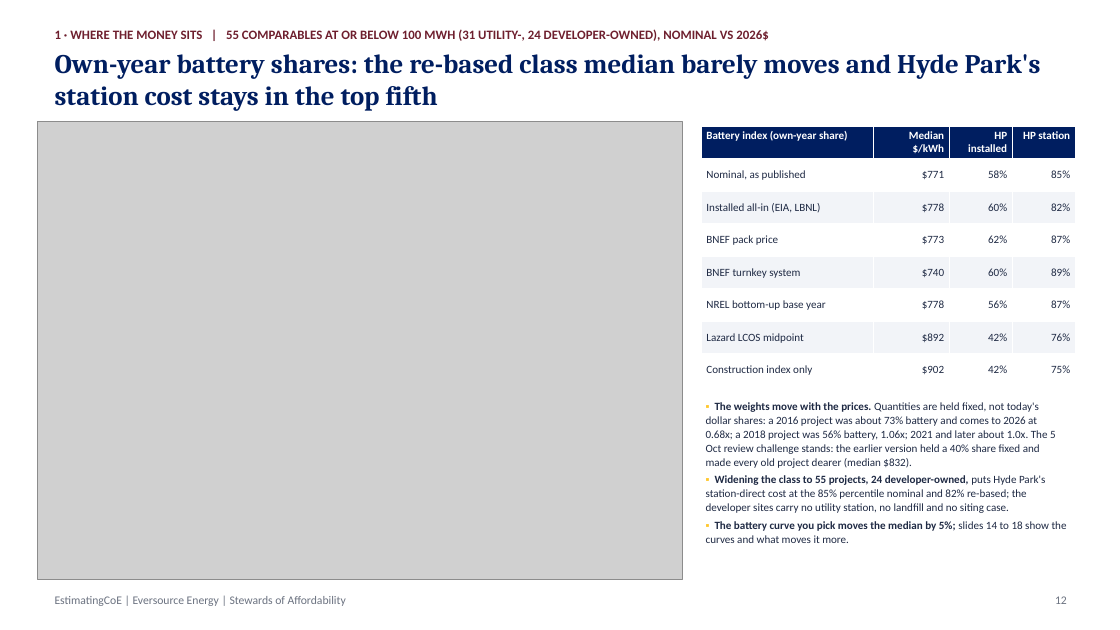
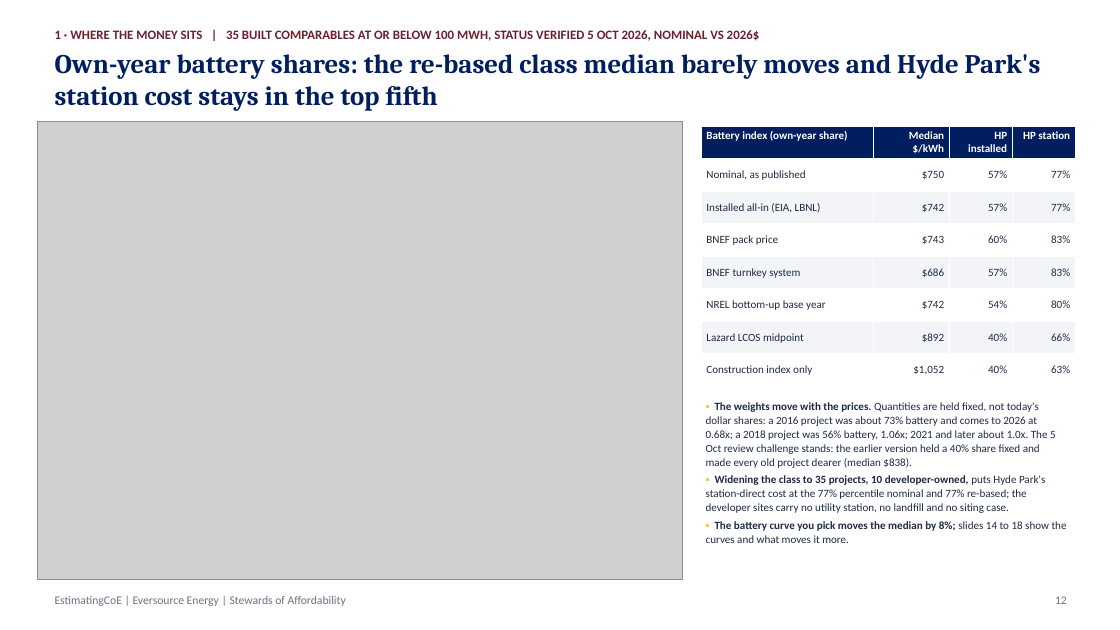
Before and after one commit to gbassaragh/BESS, a slide deck: slide 12 of Hyde Park BESS/6) Cost Analysis Deliverables/Hyde Park BESS - Cost Analysis Deck.pptx. Drawn at 1120x630 pixels with LibreOffice and Linux fonts; fonts in the diff are those of the drawing; grey boxes stand for pictures. Boxes give left, top, right and bottom in pixels: in the first picture for what was removed or moved away, otherwise in the second. Text is boxed around its words. In the diff, an @@ line names an element or a change of style, - is before the commit and + after.

```diff
--- a/Hyde Park BESS/6) Cost Analysis Deliverables/Hyde Park BESS - Cost Analysis Deck.pptx
+++ b/Hyde Park BESS/6) Cost Analysis Deliverables/Hyde Park BESS - Cost Analysis Deck.pptx
@@ text at <box>55,30,760,41</box>: text changed @@
-1 · WHERE THE MONEY SITS | 55 COMPARABLES AT OR BELOW 100 MWH (31 UTILITY-, 24 DEVELOPER-OWNED), NOMINAL VS 2026$
+1 · WHERE THE MONEY SITS | 35 BUILT COMPARABLES AT OR BELOW 100 MWH, STATUS VERIFIED 5 OCT 2026, NOMINAL VS 2026$
@@ table at <box>702,126,1075,386</box> @@
-row 2: Nominal, as published | $771 | 58% | 85%
+row 2: Nominal, as published | $750 | 57% | 77%
-row 3: Installed all-in (EIA, LBNL) | $778 | 60% | 82%
+row 3: Installed all-in (EIA, LBNL) | $742 | 57% | 77%
-row 4: BNEF pack price | $773 | 62% | 87%
+row 4: BNEF pack price | $743 | 60% | 83%
-row 5: BNEF turnkey system | $740 | 60% | 89%
+row 5: BNEF turnkey system | $686 | 57% | 83%
-row 6: NREL bottom-up base year | $778 | 56% | 87%
+row 6: NREL bottom-up base year | $742 | 54% | 80%
-row 7, column 3: 42%
+row 7, column 3: 40%
-row 7, column 4: 76%
+row 7, column 4: 66%
-row 8: Construction index only | $902 | 42% | 75%
+row 8: Construction index only | $1,052 | 40% | 63%
@@ text at <box>706,402,1067,543</box>: text changed @@
-▪ The weights move with the prices. Quantities are held fixed, not today's dollar shares: a 2016 project was about 73% battery and comes to 2026 at 0.68x; a 2018 project was 56% battery, 1.06x; 2021 and later about 1.0x. The 5 Oct review challenge stands: the earlier version held a 40% share fixed and made every old project dearer (median $832).
-▪ Widening the class to 55 projects, 24 developer-owned, puts Hyde Park's station-direct cost at the 85% percentile nominal and 82% re-based; the developer sites carry no utility station, no landfill and no siting case.
-▪ The battery curve you pick moves the median by 5%; slides 14 to 18 show the curves and what moves it more.
+▪ The weights move with the prices. Quantities are held fixed, not today's dollar shares: a 2016 project was about 73% battery and comes to 2026 at 0.68x; a 2018 project was 56% battery, 1.06x; 2021 and later about 1.0x. The 5 Oct review challenge stands: the earlier version held a 40% share fixed and made every old project dearer (median $838).
+▪ Widening the class to 35 projects, 10 developer-owned, puts Hyde Park's station-direct cost at the 77% percentile nominal and 77% re-based; the developer sites carry no utility station, no landfill and no siting case.
+▪ The battery curve you pick moves the median by 8%; slides 14 to 18 show the curves and what moves it more.
```
Also in this commit, not shown: 12 other slides changed, 4 slides added, 31 other files.
